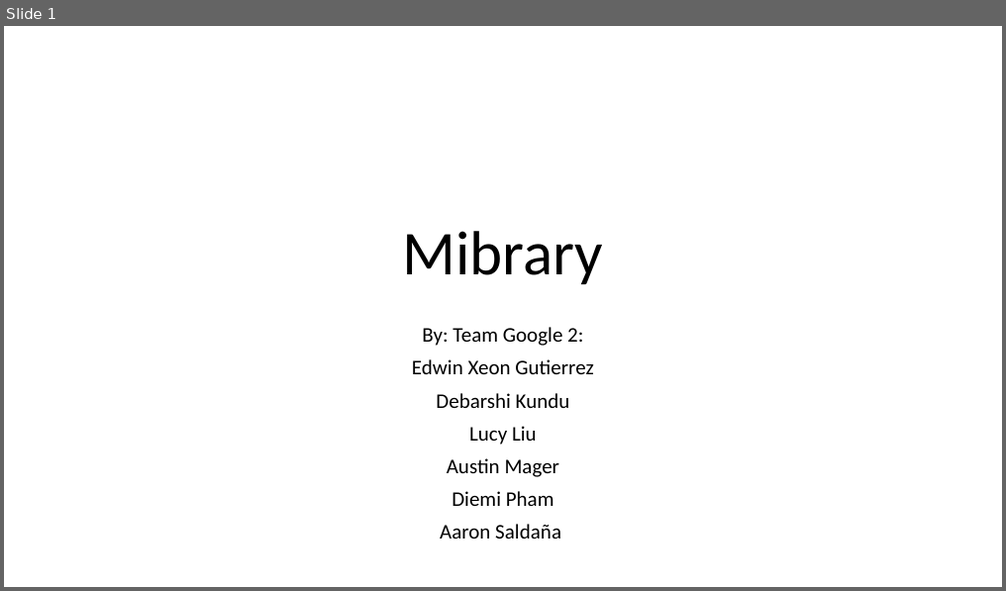
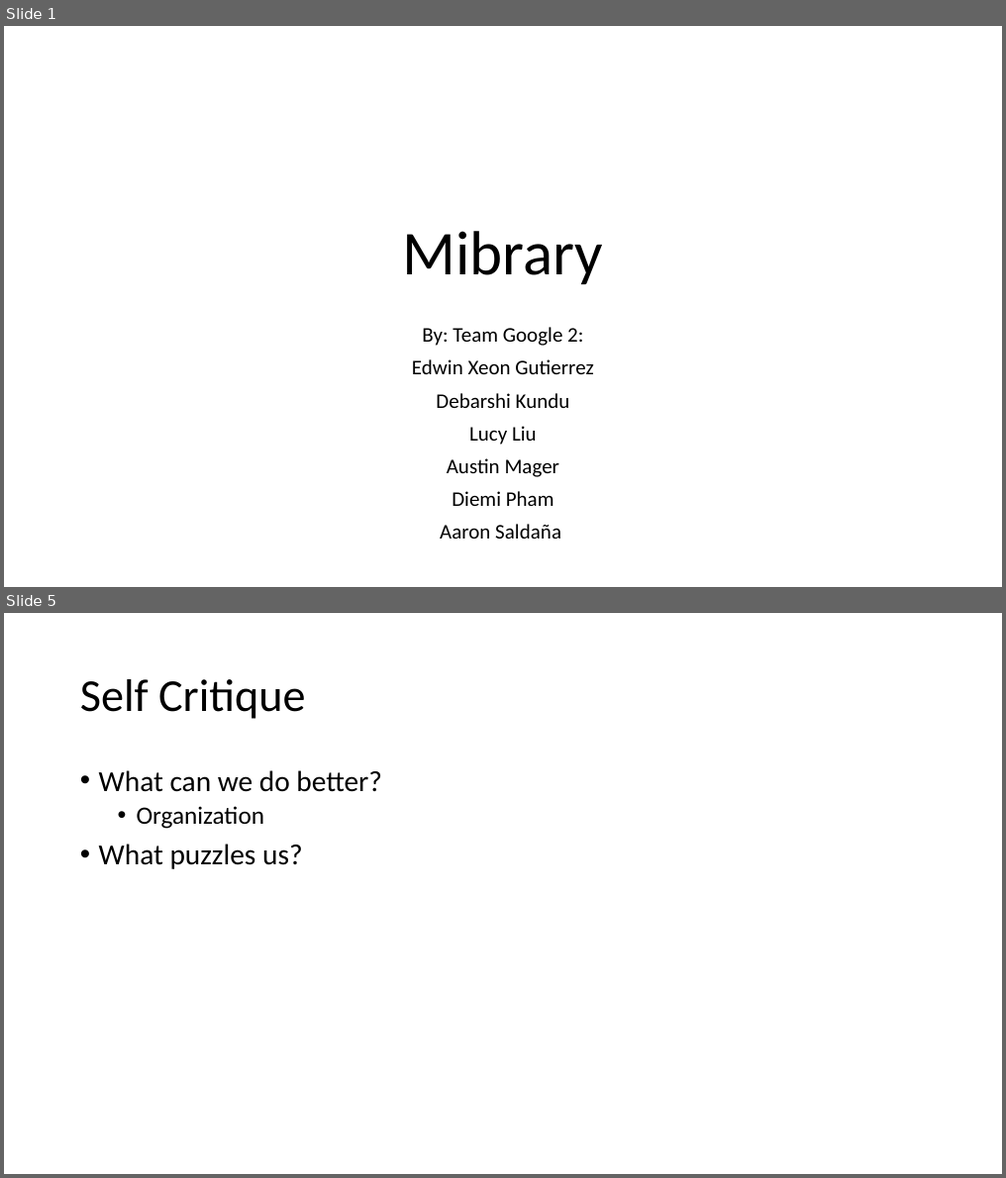
Before and after one commit to pdiemi/mibrary, a slide deck: Mibrary.pptx. Shown one above the other, each under a label of ours: slide 1 before the commit, slides 1 and 5 after it; the slides between them are not shown. The pictures are 1006x591 and 1006x1178 pixels, drawn with LibreOffice and Linux fonts; fonts in the diff are those of the drawing. Boxes give left, top, right and bottom in pixels: in the first picture for what was removed or moved away, otherwise in the second. Text is boxed around its words. In the diff, an @@ line names an element or a change of style, - is before the commit and + after.

```diff
--- a/Mibrary.pptx
+++ b/Mibrary.pptx
@@ slide 5 added at bbox=[4, 613, 1002, 1174], background #FFFFFF @@
@@ title added at bbox=[80, 679, 305, 719], 44 pt, text #000000 @@
+Self Critique
@@ text added at bbox=[99, 770, 382, 869], 28 pt, text #000000 @@
+• What can we do better?
+  • Organization
+• What puzzles us?
```
Also in this commit, not shown: 5 other slides added, 1 slide removed, 3 other files.
